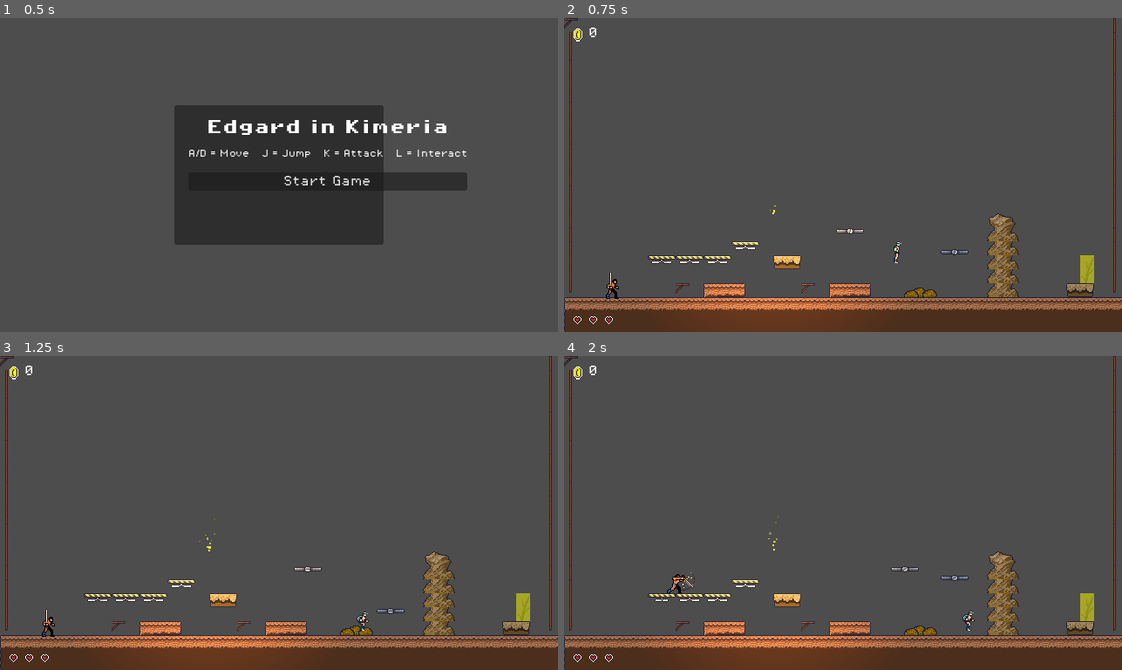
Above: before the commit, frames 1-4 (two rows, left to right).
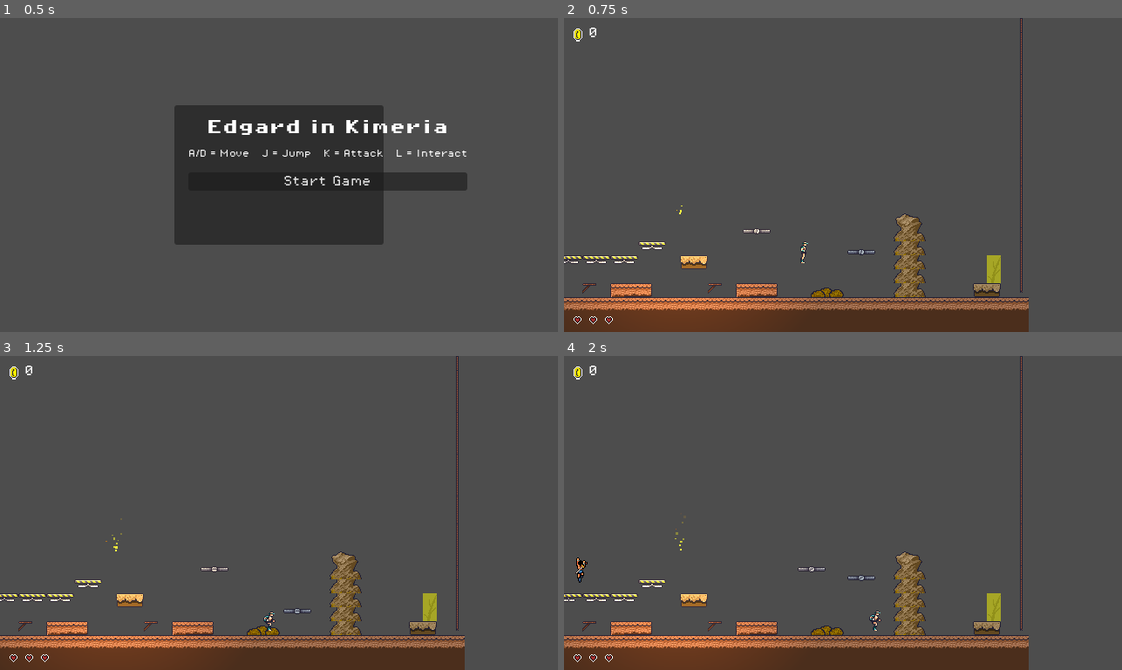
Above: after the commit, the same moments.

Repository: jlogicgames/Edgard_arcade
Game: Godot game, scene res://scenes/game.tscn
Same seed, same stepped clock (60 frames per second), same inputs: the game is played once before the commit and once after it.
Inputs:
- Up to frame 1 (0.5 s): no input
- Up to frame 2 (0.75 s): click "Start Game" at 0.5 s
- Up to frame 3 (1.25 s): no input
- Up to frame 4 (2 s): tap Enter at 1.25 s; hold D (move_right) from 1.28 s (still down); hold J (jump) from 1.28 s (still down); tap K (attack) at 1.35 s

Frame 1 is identical in both runs. In frame 2, 11% of the frame differs, in the area x 0-100%, y 0-100%; in frame 3, 11%; in frame 4, 11%.

Commit message:
Phase 3: player feel parity
Held jump, quicksand-as-ground with weak jump, wall-only clamber
with 130px wall-jump vx, ground-only attack with movement freeze,
y=380 fall-off, respawn facing/camera reset, directional camera
look-ahead.

Co-Authored-By: Claude Sonnet 5 <noreply@anthropic.com>

Diff:
--- a/scripts/level.gd
+++ b/scripts/level.gd
@@ -161,9 +161,7 @@
 					player.is_in_quicksand = true)
 			area.body_exited.connect(func(body: Node2D) -> void:
 				if body == player:
-					player.is_in_quicksand = false
-					if player.velocity.y > 0.0:
-						player.take_hit())
+					player.is_in_quicksand = false)
 
 func _on_player_died() -> void:
 	var go_scene := load("res://scenes/ui/game_over.tscn") as PackedScene
--- a/scripts/objects/actionable_wall.gd
+++ b/scripts/objects/actionable_wall.gd
@@ -6,6 +6,7 @@
 @onready var shape: CollisionShape2D = $CollisionShape2D
 
 func _ready() -> void:
+	add_to_group("wall")
 	if target_id != "":
 		add_to_group("actionable_" + target_id)
 	var rect := RectangleShape2D.new()
--- a/scripts/player.gd
+++ b/scripts/player.gd
@@ -9,7 +9,12 @@
 const JUMP_FORCE := -260.0
 const TERMINAL_VELOCITY := 300.0
 const COYOTE_TIME := 0.15
-const FALL_OFF_Y := 350.0
+const FALL_OFF_Y := 380.0
+const WALL_JUMP_VY := JUMP_FORCE * 0.7
+const WALL_JUMP_VX := 130.0
+const CAMERA_LOOKAHEAD_SPEED := 1400.0
+const CAMERA_OFFSET_RIGHT := 107.0
+const CAMERA_OFFSET_LEFT := -113.0
 
 var is_attacking := false
 var is_got_hit := false
@@ -43,6 +48,7 @@
 		move_and_slide()
 		return
 
+	_update_camera_lookahead(delta)
 	delta *= GameManager.level_time_scale
 	sprite.speed_scale = GameManager.level_time_scale
 	_apply_gravity(delta)
@@ -52,18 +58,21 @@
 	_handle_attack()
 	_handle_interact()
 	move_and_slide()
-	_clamp_velocity()
+	_update_wall_clamber()
 	_check_fall_off()
 	_check_falling_platforms()
 	_update_animation()
 
 func _apply_gravity(delta: float) -> void:
+	if is_in_quicksand:
+		# Reference treats quicksand as ground: no sinking, no gravity.
+		velocity.y = 0.0
+		return
 	if not is_on_floor():
 		velocity.y += 588.0 * delta
 		if is_clambering:
 			velocity.y *= 0.1
-		var term_vel := 30.0 if is_in_quicksand else TERMINAL_VELOCITY
-		velocity.y = minf(velocity.y, term_vel)
+		velocity.y = minf(velocity.y, TERMINAL_VELOCITY)
 
 func _handle_coyote(delta: float) -> void:
 	if is_on_floor():
@@ -76,10 +85,11 @@
 	was_on_floor = is_on_floor()
 
 func _handle_movement() -> void:
-	if is_wall_jumping:
+	if is_wall_jumping or is_attacking:
+		velocity.x = 0.0
 		return
 	var dir := Input.get_axis("move_left", "move_right")
-	var speed_mul := 0.1 if (is_in_quicksand and not is_on_floor()) else 1.0
+	var speed_mul := 0.1 if is_in_quicksand else 1.0
 	velocity.x = dir * WALK_SPEED * speed_mul * GameManager.level_time_scale
 	if dir > 0.0:
 		is_facing_right = true
@@ -89,30 +99,30 @@
 		sprite.flip_h = true
 
 func _handle_jump() -> void:
-	if not Input.is_action_just_pressed("jump"):
-		return
-	if is_on_floor() or coyote_timer > 0.0 or is_in_quicksand:
-		velocity.y = JUMP_FORCE
+	var grounded := is_on_floor() or coyote_timer > 0.0 or is_in_quicksand
+	if Input.is_action_pressed("jump") and grounded:
+		velocity.y = JUMP_FORCE * (0.1 if is_in_quicksand else 1.0)
 		coyote_timer = 0.0
 		sfx.stream = load("res://assets/sounds/jump.wav")
 		sfx.play()
-	elif is_clambering:
+	elif Input.is_action_just_pressed("jump") and is_clambering:
 		_do_wall_jump()
 
 func _do_wall_jump() -> void:
 	is_wall_jumping = true
-	velocity.y = JUMP_FORCE * 0.7
-	velocity.x = WALK_SPEED * 3.0 * (1.0 if not is_facing_right else -1.0)
+	velocity.y = WALL_JUMP_VY
+	velocity.x = WALL_JUMP_VX * (1.0 if not is_facing_right else -1.0)
 	get_tree().create_timer(0.1).timeout.connect(func(): is_wall_jumping = false)
 
 func _handle_attack() -> void:
 	if is_attacking:
 		return
-	if Input.is_action_just_pressed("attack"):
+	if Input.is_action_just_pressed("attack") and is_on_floor() and not is_clambering:
 		_start_attack()
 
 func _start_attack() -> void:
 	is_attacking = true
+	velocity.x = 0.0
 	sprite.play("attacking")
 	attack_hitbox.position.x = 28.0 if is_facing_right else 20.0
 	attack_hitbox.monitoring = true
@@ -128,9 +138,22 @@
 	if Input.is_action_just_pressed("ui_cancel"):
 		GameManager.toggle_pause()
 
-func _clamp_velocity() -> void:
-	var dir := Input.get_axis("move_left", "move_right")
-	is_clambering = is_on_wall() and not is_on_floor() and velocity.y >= 0.0 and absf(dir) > 0.1
+func _update_wall_clamber() -> void:
+	is_clambering = false
+	if is_on_floor() or velocity.y < 0.0:
+		return
+	for i in get_slide_collision_count():
+		var col := get_slide_collision(i)
+		if col == null or absf(col.get_normal().x) < 0.5:
+			continue
+		var collider := col.get_collider()
+		if collider is Node and (collider as Node).is_in_group("wall"):
+			is_clambering = true
+			return
+
+func _update_camera_lookahead(delta: float) -> void:
+	var target_x := CAMERA_OFFSET_RIGHT if is_facing_right else CAMERA_OFFSET_LEFT
+	camera.offset.x = move_toward(camera.offset.x, target_x, CAMERA_LOOKAHEAD_SPEED * delta)
 
 func _check_fall_off() -> void:
 	if global_position.y > FALL_OFF_Y:
@@ -184,6 +207,10 @@
 		emit_signal("died")
 		return
 	global_position = starting_position
+	is_facing_right = true
+	sprite.flip_h = false
+	camera.offset.x = CAMERA_OFFSET_RIGHT
+	camera.reset_smoothing()
 	sprite.play("appearing")
 	await sprite.animation_finished
 	is_got_hit = false
Not shown, changed: docs/parity-plan.md
